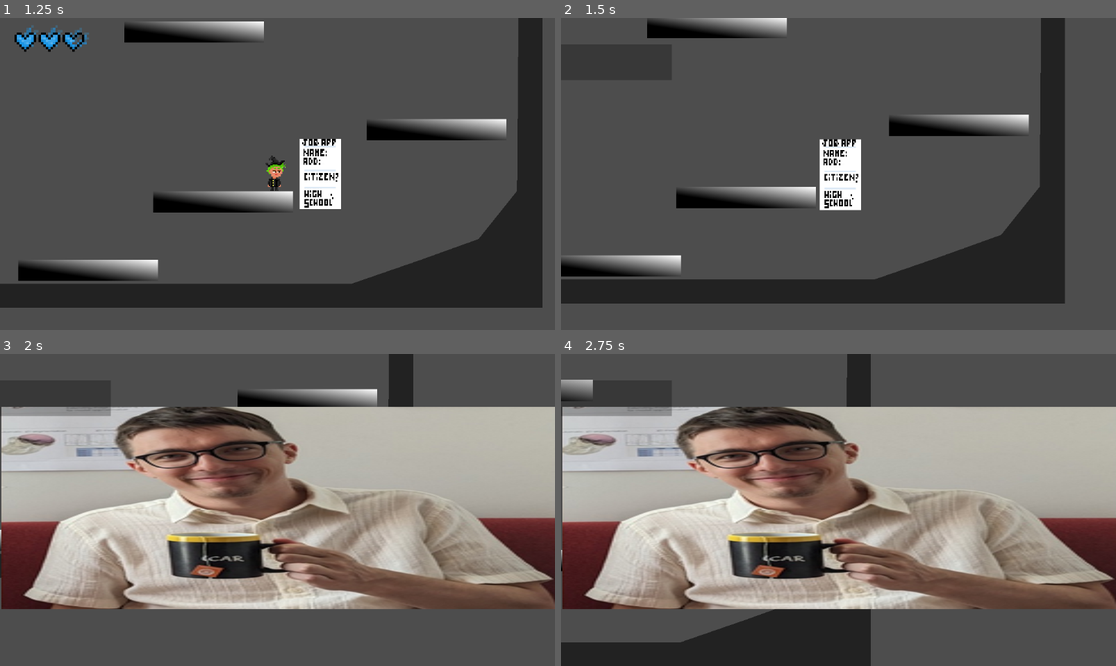
Above: before the commit, frames 1-4 (two rows, left to right).
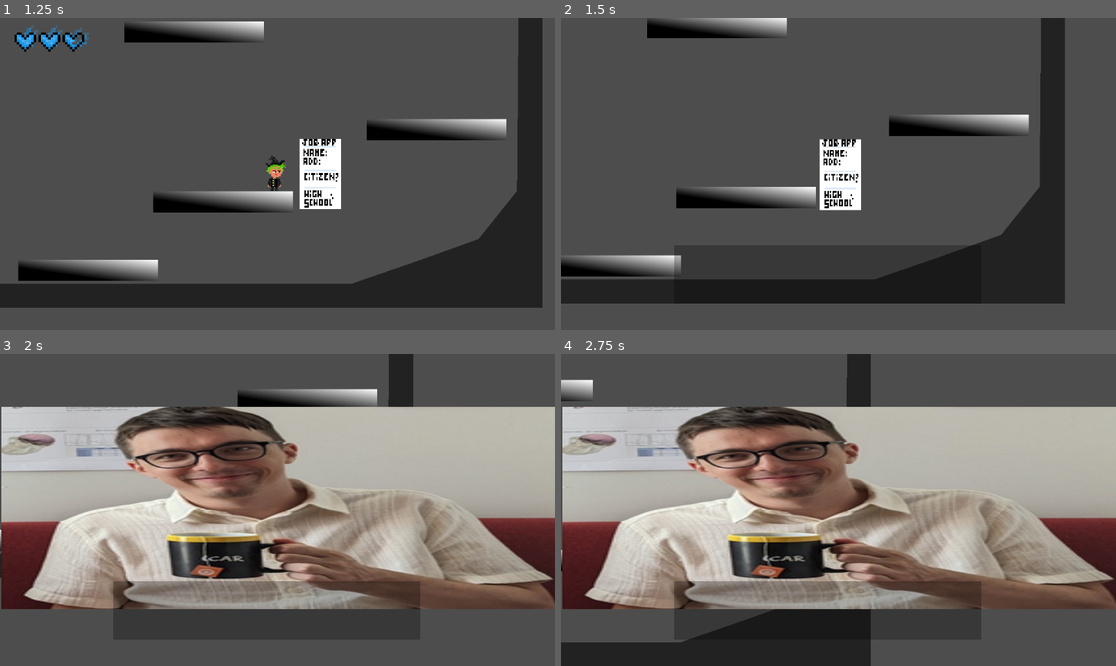
Above: after the commit, the same moments.

Repository: RTheoGH/CSSG
Game: Godot game, scene res://scenes/Menu.tscn
Same seed, same stepped clock (60 frames per second), same inputs: the game is played once before the commit and once after it.
Inputs (mouse positions are in pixels of both pictures, inside the frame that each line leads up to):
- Up to frame 1 (1.25 s): click "START" at 0.5 s
- Up to frame 2 (1.5 s): move the mouse to (960, 158) at 1.27 s; hold D (right) from 1.28 s (still down); tap Mouse wheel down (camera_dezoom) at 1.35 s
- Up to frame 3 (2 s): keep holding D (right); tap Space (jump) at 1.52 s
- Up to frame 4 (2.75 s): keep holding D (right); move the mouse to (727, 525) at 2.02 s; tap Down (camera_down) at 2.1 s; tap Space (jump) at 2.27 s

Frame 1 is identical in both runs. In frame 2, less than 0.1% of the frame differs, in the area x 20-22%, y 75-82%; in frame 3, 5.4%; in frame 4, 5.6%, in the area x 0-76%, y 8-82%.

Commit message:
centrage de la zone de texte combat

Diff:
--- a/scenes/Main.tscn
+++ b/scenes/Main.tscn
@@ -111,17 +111,22 @@
 [node name="FightHUD" type="CanvasLayer" parent="."]
 
 [node name="RichTextLabel" type="RichTextLabel" parent="FightHUD"]
-offset_left = -230.0
-offset_top = 55.0
-offset_right = 230.0
-offset_bottom = 129.0
-text = "	Un [ennemi] sauvage apparaît !"
+offset_left = 235.0
+offset_top = 472.0
+offset_right = 872.0
+offset_bottom = 596.0
+text = "
+	Un [ennemi] sauvage apparaît !"
 
 [node name="ColorRect" type="ColorRect" parent="FightHUD/RichTextLabel"]
 layout_mode = 1
 anchors_preset = 15
 anchor_right = 1.0
 anchor_bottom = 1.0
+offset_left = -4.0
+offset_top = -4.0
+offset_right = 1.0
+offset_bottom = -3.0
 grow_horizontal = 2
 grow_vertical = 2
 color = Color(0, 0, 0, 0.266667)
Not shown: 1 places in scenes/Main.tscn that only renumber resources
